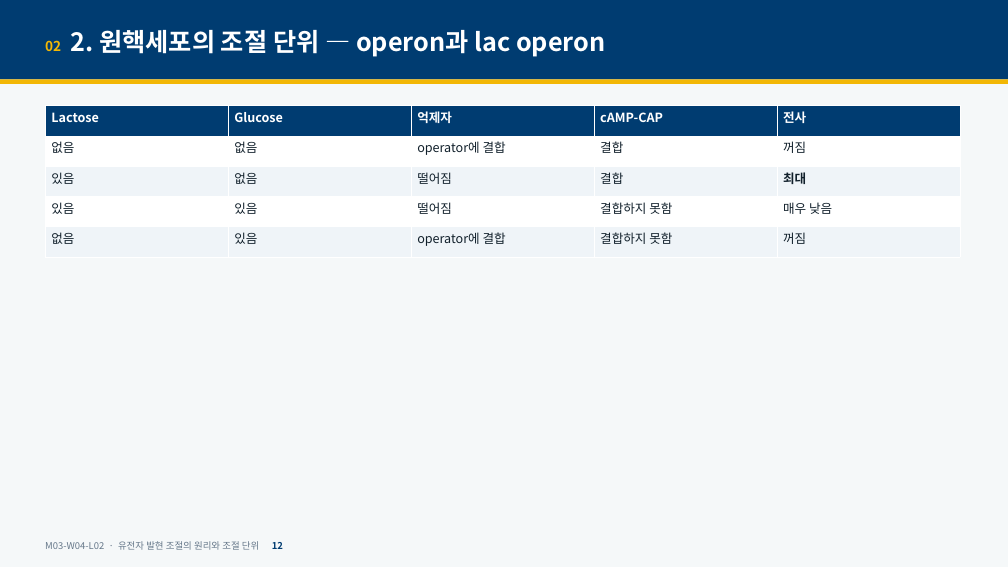
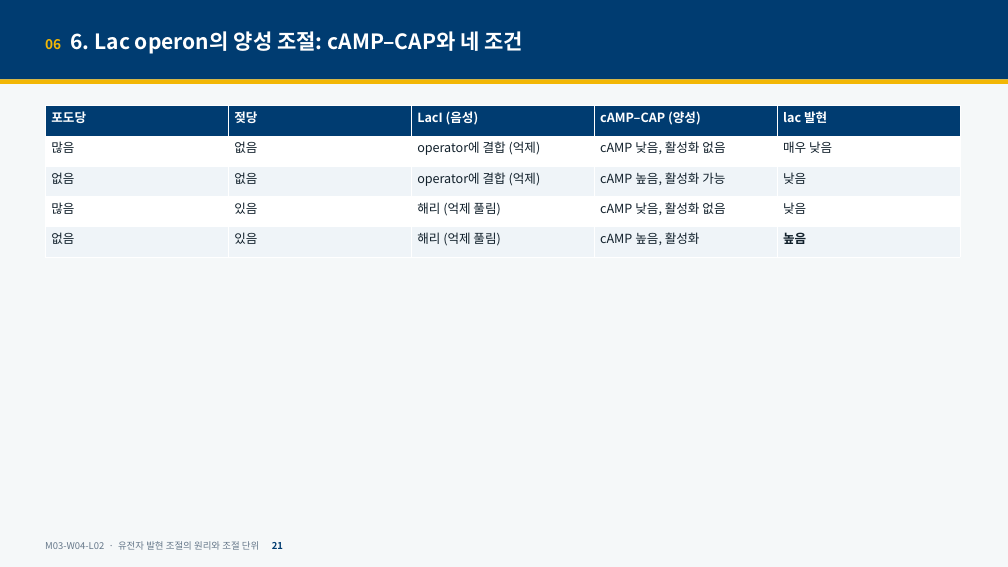
Before and after one commit to hoperiasd2/hoperiasd2.github.io, a slide deck: slide 21 of curriculum/M03/W04/L02/slides.pptx (slide 12 before the commit). Drawn at 1008x567 pixels with LibreOffice and Linux fonts; fonts in the diff are those of the drawing. Boxes give left, top, right and bottom in pixels: in the first picture for what was removed or moved away, otherwise in the second. Text is boxed around its words. In the diff, an @@ line names an element or a change of style, - is before the commit and + after.

```diff
--- a/curriculum/M03/W04/L02/slides.pptx
+++ b/curriculum/M03/W04/L02/slides.pptx
@@ text at (45,31,523,54): text changed; size 24 to 20 pt @@
-02 2. 원핵세포의 조절 단위 — operon과 lac operon
+06 6. Lac operon의 양성 조절: cAMP–CAP와 네 조건
@@ table at (45,106,960,257) @@
-row 1: Lactose | Glucose | 억제자 | cAMP-CAP | 전사
+row 1: 포도당 | 젖당 | LacI (음성) | cAMP–CAP (양성) | lac 발현
-row 2: 없음 | 없음 | operator에 결합 | 결합 | 꺼짐
+row 2: 많음 | 없음 | operator에 결합 (억제) | cAMP 낮음, 활성화 없음 | 매우 낮음
-row 3: 있음 | 없음 | 떨어짐 | 결합 | 최대
+row 3: 없음 | 없음 | operator에 결합 (억제) | cAMP 높음, 활성화 가능 | 낮음
-row 4: 있음 | 있음 | 떨어짐 | 결합하지 못함 | 매우 낮음
+row 4: 많음 | 있음 | 해리 (억제 풀림) | cAMP 낮음, 활성화 없음 | 낮음
-row 5: 없음 | 있음 | operator에 결합 | 결합하지 못함 | 꺼짐
+row 5: 없음 | 있음 | 해리 (억제 풀림) | cAMP 높음, 활성화 | 높음
```
Also in this commit, not shown: 41 other slides changed, 8 slides added, 4 slides removed, 16 other files.
